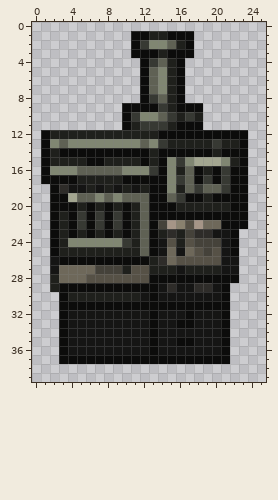
Pixel-art sprite: content/Entities/Structures/Industry/Kiln/kiln.00.png. The picture above was drawn from the file before the commit.
The file is 48x40 pixels. Colours within 5 levels of each other are drawn and written as one. Shown: x 0..25, y 0..39.
And afterwards:
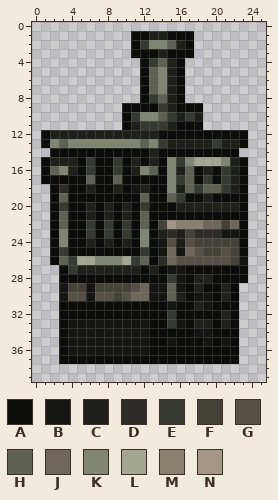
Palette (. is transparent): A #0c0c0b  B #151514  C #1f201c  D #2e2c29  E #373933  F #45423a  G #565146  H #5f6154  J #6e685a  K #808672  L #a3a690  M #89816f  N #a59587
Difference:
Changed rows in their new state; - is an unchanged pixel.
first column x 1:
14 .A-----------------A--.
15 ----AE-AEA-------------
16 -H-CAEAAEAC-H--------C-
17 ----AHAAH------------C-
18 ---AA-AACA-----------C-
19 --HAAAAAAAA------------
20 --E-ACACACAE---------C-
21 --H-ACACACA------------
22 --H-AEAEAEA-----MM--FJ-
23 --K-AEAEAEAK-------D-BA
24 --KAACACACAK--------FFA
25 --EAAAAAAAAE-------FGFA
26 -AHELLKKKLEHA-------GFB
27 -.AECCCCC-CA-AB-AAAAAAA
28 -.AAAAAAAAAA--EB-CC---A
29 -.BFFBFFFFGJB-H-ACAACA-
30 --BGGBGGFGJJB-HCA--ACA-
31 --------------B--CB--A-
32 ---AAAAAAAAA-AEA-AAACA-
33 -------------AEB-CCACA-
34 -------------AAAA--A-A-
35 -------------A---A-ABA-
36 -------------AAAAAAA-A-
37 ---------------------A-
Changed places in both pictures, as pixel boxes (x1, y1, x2, y2):
changed: (41, 148, 248, 364)
